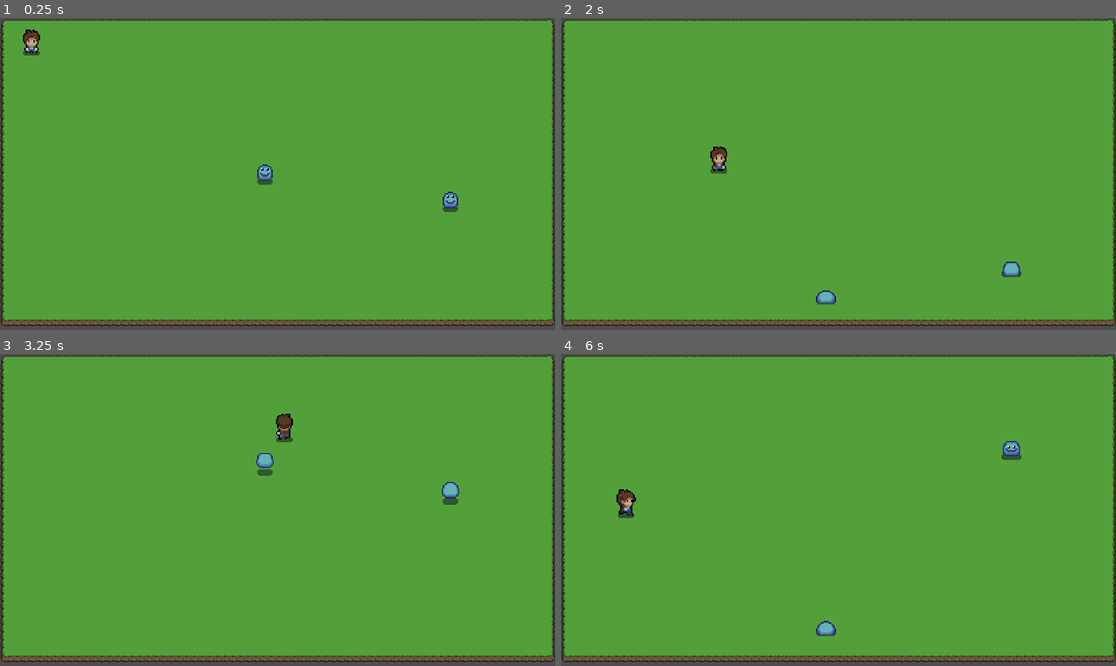
Above: before the commit, frames 1-4 (two rows, left to right).
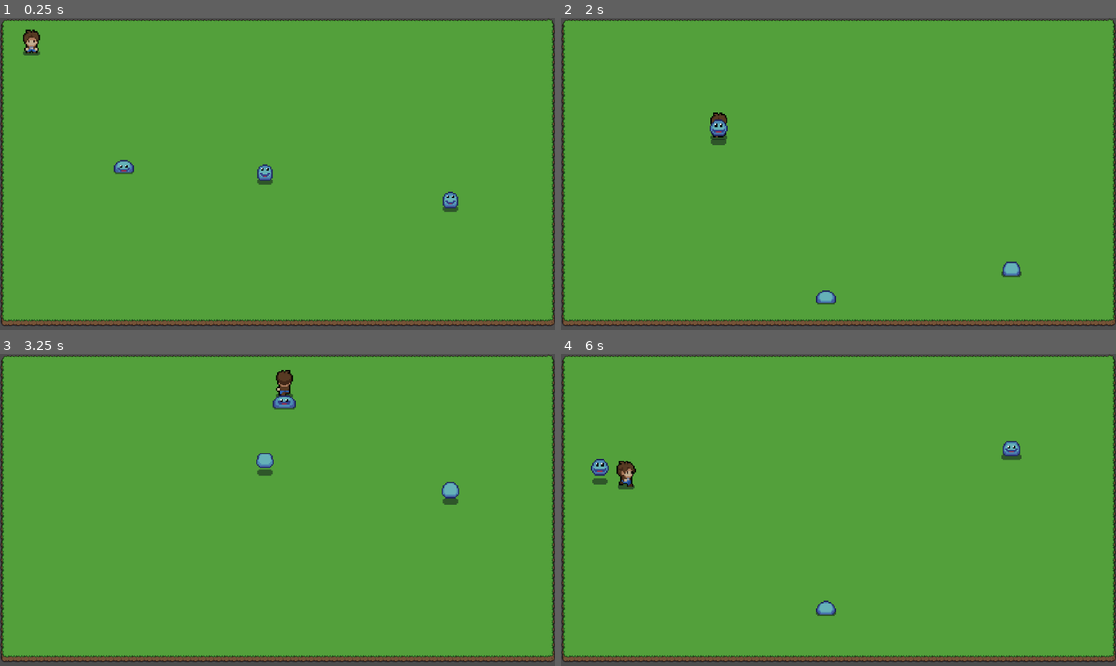
Above: after the commit, the same moments.

Repository: CCV-JamesNye/multiverse-rpg-project
Game: Godot game, scene res://Scenes/Worlds/Test World/test_level.tscn
The game is run twice, just before and just after one commit, with the same random seed, the same clock (stepped at 60 frames per second) and the same inputs.
Inputs:
- Up to frame 1 (0.25 s): no input
- Up to frame 2 (2 s): tap Enter at 0.5 s; hold Right (move_right) 0.53-1.28 s; hold Down (move_down) from 1.28 s (still down)
- Up to frame 3 (3.25 s): release Down (move_down) at 2.03 s; hold Right (move_right) 2.03-2.78 s; hold Up (move_up) from 2.78 s (still down)
- Up to frame 4 (6 s): release Up (move_up) at 3.53 s; hold Left (move_left) 3.53-5.03 s; hold Down (move_down) 5.03-5.78 s; hold Right (move_right) from 5.78 s (still down)

The runs differ from the first frame. In frame 1, 0.1% of the frame differs, in the area x 20-25%, y 45-51%; in frame 2, 0.5%; in frame 3, 0.6%; in frame 4, 1.0%, in the area x 5-50%, y 33-91%.

Commit message:
Debug: Chaser Crash
Allowed the Idle Chaser to function without crashing the game.

Diff:
--- a/Scenes/Player/player.tscn
+++ b/Scenes/Player/player.tscn
@@ -372,7 +372,7 @@
 [sub_resource type="RectangleShape2D" id="RectangleShape2D_a3d8c"]
 size = Vector2(40, 10)
 
-[node name="Player" type="CharacterBody2D" unique_id=642040466]
+[node name="Player" type="CharacterBody2D" unique_id=642040466 groups=["player"]]
 collision_layer = 2
 collision_mask = 5
 script = ExtResource("1_a3d8c")
--- a/Scenes/Worlds/Template/Enemies/Idle Chaser Template/Scripts/idle_chaser_template.gd
+++ b/Scenes/Worlds/Template/Enemies/Idle Chaser Template/Scripts/idle_chaser_template.gd
@@ -5,7 +5,7 @@
 var facing = "down"
 enum state {IDLE, PATROL, CHASE}
 var current_state : state = state.IDLE
-var player_target = get_tree().get_first_node_in_group("player")
+var player_target = Player
 
 @onready var collision_shape_2d: CollisionShape2D = $CollisionShape2D
 @onready var animated_sprite_2d: AnimatedSprite2D = $AnimatedSprite2D
@@ -14,6 +14,7 @@
 @onready var idle_timer: Timer = $IdleTimer
 
 func _ready() -> void:
+	player_target = get_tree().get_first_node_in_group("player")
 	player_detector.body_entered.connect(check_for_player)
 	player_detector.body_exited.connect(player_left)
 	chase_timer.timeout.connect(end_chase)
--- a/Scenes/Worlds/Test World/test_level.tscn
+++ b/Scenes/Worlds/Test World/test_level.tscn
@@ -3,6 +3,7 @@
 [ext_resource type="Texture2D" uid="uid://d3vrrpucovlfg" path="res://Tilesets/Worlds/Homeworld/plains.png" id="1_edb35"]
 [ext_resource type="PackedScene" uid="uid://r4frru3vx0d8" path="res://Scenes/Player/player.tscn" id="2_e81l0"]
 [ext_resource type="PackedScene" uid="uid://bb5alq2bl105f" path="res://Scenes/Worlds/Homeworld/Enemies/Slime/enemy_slime_vertical.tscn" id="2_r72nj"]
+[ext_resource type="PackedScene" uid="uid://dcdc7vbba1h20" path="res://Scenes/Worlds/Template/Enemies/Idle Chaser Template/idle_chaser_template.tscn" id="4_bgdui"]
 
 [sub_resource type="TileSetAtlasSource" id="TileSetAtlasSource_y6sxc"]
 texture = ExtResource("1_edb35")
@@ -79,3 +80,6 @@
 
 [node name="Player" parent="." unique_id=826490540 instance=ExtResource("2_e81l0")]
 position = Vector2(65, 75)
+
+[node name="Idle Chaser Template" parent="." unique_id=1242787098 instance=ExtResource("4_bgdui")]
+position = Vector2(257, 325)
--- a/project.godot
+++ b/project.godot
@@ -14,6 +14,10 @@
 run/main_scene="uid://b63vtoa1y1nd8"
 config/features=PackedStringArray("4.6", "Forward Plus")
 config/icon="res://icon.svg"
+
+[global_group]
+
+player=""
 
 [input]
 
